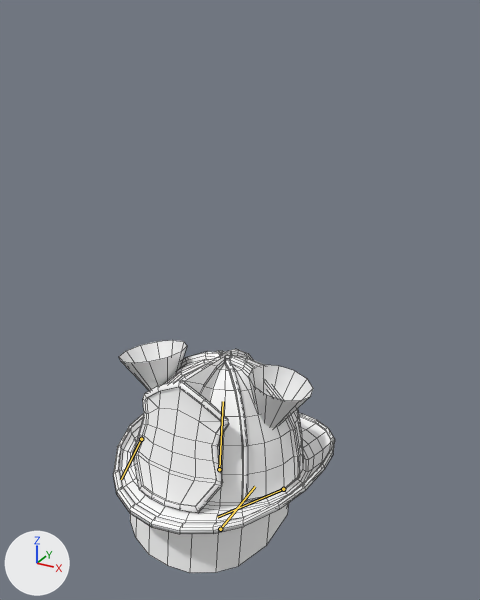
Renders of the FBX model UnityProject/FireEscapeSimulator/Assets/Team/DAVID DEGHISLAGE/FBX/ANI_RedHelmet_ALL_VER-004.fbx from each side of a commit.
One viewpoint serves both versions: a camera (50 mm lens) standing at (0.902, -1.507, 1.616) and looking at (0.022, 0.094, 0.816). The axes (+X, +Y, +Z) are drawn at lower left. The lights are the same throughout. The first picture is the older version. Both versions are drawn at frame 8 of the action 'Call'; the numbers are the values there. The bones that change, and the others that lie on the model, are drawn over the model as lines. Mesh edges are drawn as thin lines.

The first picture shows 'Cone.L_LP', 'Cone.R_LP', 'Helmet_LP', 'Rags_LP', 'Visor_LP'.
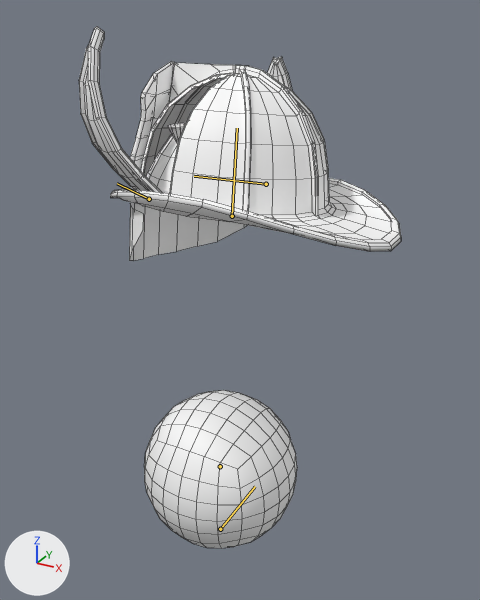
Commit message: Animation Assistant with Cones

What the commit changed:
Bone 'DEF_Ball_POS' (bone_def_ball_pos) moves from (0.0, 0.0, 0.0) to (0.003, 0.0, -0.012).
Bone 'DEF_Helmet_POS' (bone_def_helmet_pos) moves from (0.0, 0.0, 0.0) to (0.0, 0.0, 0.817).
Bone 'DEF_Helmet_ROT' (bone_def_helmet_rot) turns from (0, 0, 0) to (0, -100, 0) degrees about its own x, y and z.
Bone 'DEF_Rag.L' (bone_def_rag_l) turns from (0, 0, 0) to (0, -54, 0) degrees about its own x, y and z.
Bone 'DEF_Rag.R' (bone_def_rag_r) turns from (0, 0, 0) to (0, 60, 0) degrees about its own x, y and z.

Pixel boxes (x1, y1, x2, y2) of what changed, in the pictures (480 x 600 px):
'Helmet_LP', posed (31% wider)
    before: (113, 349, 335, 534)
    after: (110, 61, 401, 252)
'Rags_LP', posed (30% wider, 10% taller)
    before: (136, 351, 300, 502)
    after: (79, 26, 292, 192)
'Visor_LP', posed
    before: (130, 503, 289, 573)
    after: (129, 202, 247, 261)
'Cone.L_LP', posed
    before: (249, 365, 313, 428)
    after: (168, 123, 185, 142)
'Cone.R_LP', posed (not visible afterwards)
    before: (119, 340, 187, 391)
bone 'DEF_Ball_POS', root to tip
    before: (219, 469) to (218, 471)
    after: (220, 466) to (218, 468)
bone 'DEF_Helmet_POS', root to tip
    before: (219, 469) to (221, 468)
    after: (232, 216) to (234, 215)
bone 'DEF_Helmet_ROT', root to tip
    before: (219, 469) to (223, 401)
    after: (232, 216) to (237, 128)
bone 'DEF_Rag.L', root to tip
    before: (283, 489) to (217, 517)
    after: (149, 199) to (117, 183)
bone 'DEF_Rag.R', root to tip
    before: (141, 439) to (121, 479)
    after: (266, 184) to (194, 176)
